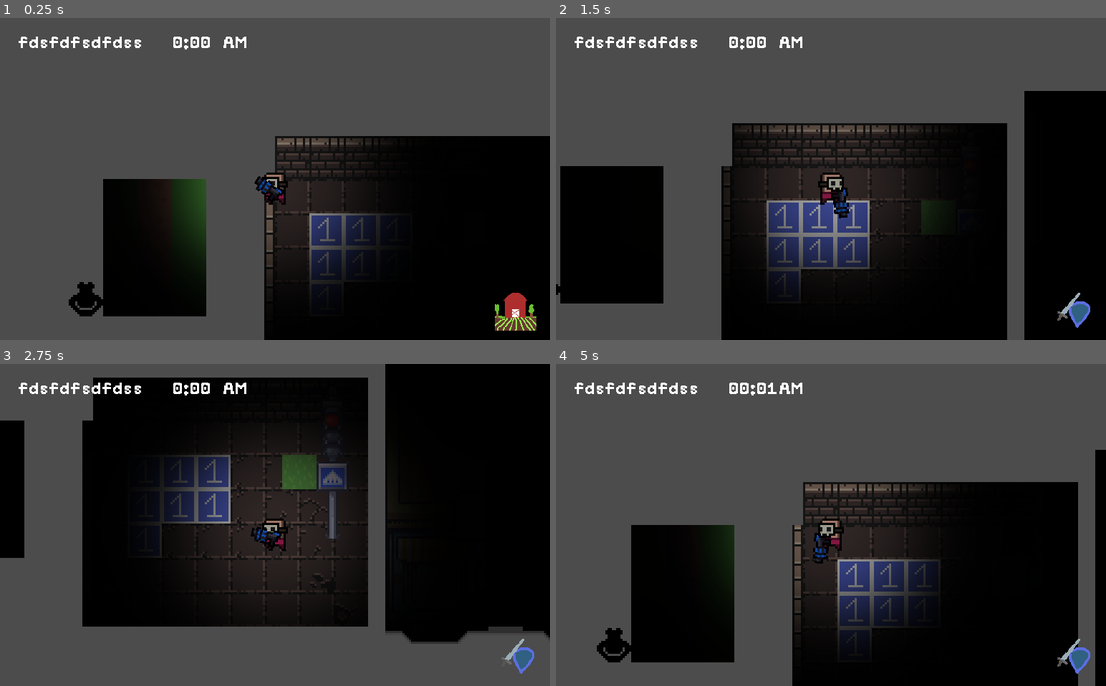
Above: before the commit, frames 1-4 (two rows, left to right).
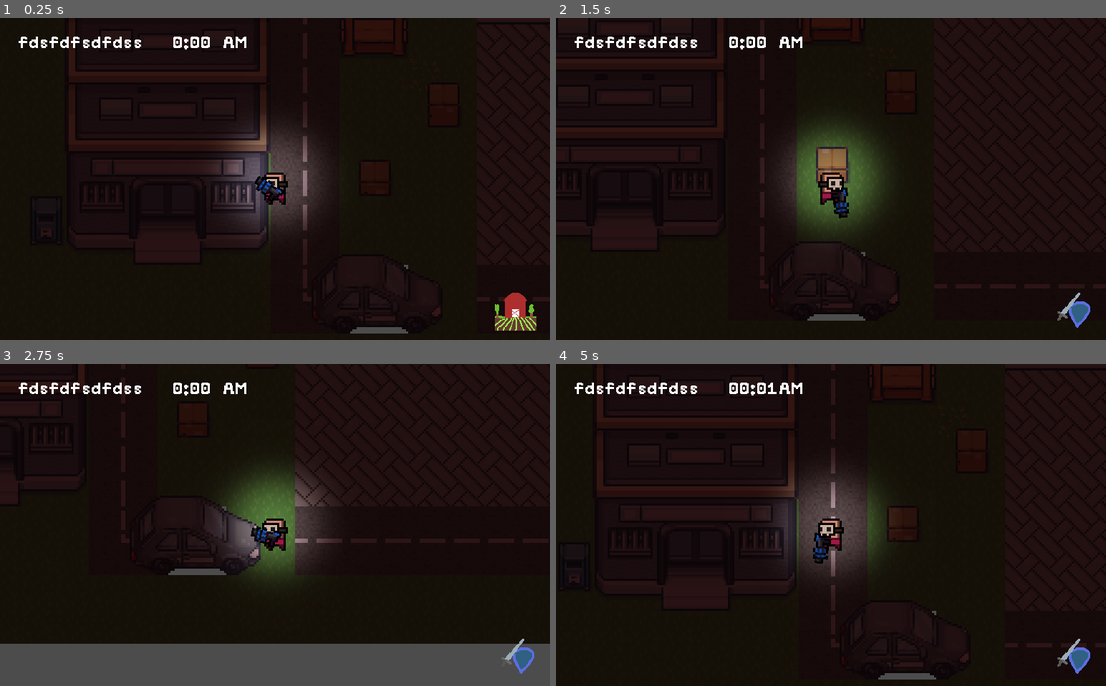
Above: after the commit, the same moments.

Repository: sugarvoid/gargun-valley
Game: Godot game, scene res://game/Game.tscn
The game is run twice, just before and just after one commit, with the same random seed, the same clock (stepped at 60 frames per second) and the same inputs.
Inputs (mouse positions are in pixels of both pictures, inside the frame that each line leads up to):
- Up to frame 1 (0.25 s): no input
- Up to frame 2 (1.5 s): tap Enter at 0.5 s; move the mouse to (880, 230) at 0.52 s; hold D (move_right) 0.53-1.28 s; click (880, 230) at 0.6 s; move the mouse to (836, 230) at 1.27 s; hold S (move_down) from 1.28 s (still down); tap E (switch_mode) at 1.35 s; click (836, 230) at 1.42 s
- Up to frame 3 (2.75 s): move the mouse to (220, 531) at 2.02 s; release S (move_down) at 2.03 s; hold D (move_right) from 2.03 s (still down); click (220, 531) at 2.1 s
- Up to frame 4 (5 s): move the mouse to (732, 505) at 2.77 s; release D (move_right) at 2.78 s; hold W (move_up) 2.78-3.53 s; tap E (switch_mode) at 2.85, 4.35 s; click (732, 505) at 2.92 s; move the mouse to (671, 618) at 3.52 s; hold A (move_left) from 3.53 s (still down); click (671, 618) at 3.6 s; move the mouse to (820, 611) at 4.27 s; click (820, 611) at 4.42 s

The runs differ from the first frame. In frame 1, 70% of the frame differs, in the area x 0-100%, y 0-100%; in frame 2, 66%; in frame 3, 41%; in frame 4, 71%.

Commit message:
Fixed the bug with bullets

Diff:
--- a/game/Game.tscn
+++ b/game/Game.tscn
@@ -273,6 +273,7 @@
 position = Vector2( 32, -16 )
 
 [node name="Player" parent="." instance=ExtResource( 1 )]
+position = Vector2( 450, 112 )
 
 [node name="HUD" parent="." instance=ExtResource( 2 )]
 
@@ -289,4 +290,6 @@
 texture = ExtResource( 8 )
 
 [node name="CanvasModulate" type="CanvasModulate" parent="."]
-color = Color( 0, 0, 0, 1 )
+color = Color( 0.203922, 0.0941176, 0.0941176, 1 )
+
+[node name="Tween" type="Tween" parent="CanvasModulate"]
--- a/game/actor/player/Player.tscn
+++ b/game/actor/player/Player.tscn
@@ -63,7 +63,7 @@
 
 [node name="Light2D" type="Light2D" parent="."]
 texture = ExtResource( 4 )
-texture_scale = 0.4
+texture_scale = 0.2
 energy = 0.8
 
 [connection signal="area_entered" from="InteractionArea" to="." method="_on_InteractionArea_area_entered"]
--- a/game/actor/player/player.gd
+++ b/game/actor/player/player.gd
@@ -1,23 +1,21 @@
 extends KinematicBody2D
 class_name Player
+
+signal is_over_crop
+signal on_play_mode_toggle
+signal on_weapon_fired_pressed
+
+onready var animation_player: AnimationPlayer = get_node("AnimationPlayer")
 
 var move_speed: float = 65
 var velocity = Vector2.ZERO
 var mode: int
-
 var click_recharge_time: float = 2.0
 var can_click: bool = true
 var is_facing_right: bool = true
+var friction = 0.1
+var acceleration = 0.1
 
-onready var animation_player: AnimationPlayer = get_node("AnimationPlayer")
-export var friction = 0.1
-export var acceleration = 0.1
-
-
-
-signal is_over_crop
-signal on_play_mode_toggle
-signal on_weapon_fired_pressed
 
 func _ready() -> void:
 	self.animation_player.play("idle")
@@ -28,7 +26,6 @@
 		Input.get_action_strength("move_down") - Input.get_action_strength("move_up")
 	)
 	return input
-
 
 func _physics_process(delta):
 	_handle_mode()
--- a/game/game.gd
+++ b/game/game.gd
@@ -3,11 +3,14 @@
 
 onready var p_Projectile: PackedScene = preload("res://game/projectile/Projectile.tscn")
 
-
 onready var hud: CanvasLayer = get_node("HUD")
 onready var clock: GameClock = get_node("GameClock")
 onready var player: Player = get_node("Player")
 
+const dawn_color: Color = Color("141d35")
+const night_color: Color = Color("000000")
+const evening_color: Color = Color("341818")
+const day_color: Color = Color.white
 
 func _ready() -> void:
 	self.player.connect("on_play_mode_toggle", self, "_toggle_mode_icon")
@@ -20,12 +23,12 @@
 
 func _make_bullet(muzzle: Node2D) -> void:
 	var bullet = p_Projectile.instance()
-	bullet.transform = muzzle.transform
-	bullet.position = muzzle.global_position
+	bullet.global_transform = muzzle.global_transform
 	$BulletContainer.add_child(bullet)
-	var target = get_global_mouse_position()
-	var dir_to_mouse = bullet.global_position.direction_to(target).normalized()
-	bullet.direction = dir_to_mouse
 
 func _toggle_mode_icon():
 	hud.toggle_icon()
+
+func _change_sky_color(start: Color, end: Color) -> void:
+	$CanvasModulate/Tween.interpolate_property($CanvasModulate, "color", start, end, 3.0, Tween.TRANS_LINEAR, Tween.EASE_IN)
+	$CanvasModulate/Tween.start()
--- a/game/projectile/projectile.gd
+++ b/game/projectile/projectile.gd
@@ -1,27 +1,15 @@
 extends Area2D
 
 
-# Declare member variables here. Examples:
-# var a: int = 2
-# var b: String = "text"
-var speed: float = 2.0
+var speed: float = 100.0
 var life: float = 0.5
-var direction: Vector2 = Vector2()
 
-func _physics_process(delta: float) -> void:
-	if self.direction != Vector2.ZERO:
-		var velocity = direction * speed
-		self.global_position += velocity
 
-# Called when the node enters the scene tree for the first time.
+func _physics_process(delta):
+	global_position += Vector2(cos(rotation), sin(rotation)) * speed * delta
+
 func _ready() -> void:
 	$LifeTimer.start(self.life)
 
-
-# Called every frame. 'delta' is the elapsed time since the previous frame.
-#func _process(delta: float) -> void:
-#	pass
-
-
 func _on_LifeTimer_timeout() -> void:
 	queue_free()
--- a/game/weapon/weapon.gd
+++ b/game/weapon/weapon.gd
@@ -1,18 +1,7 @@
 extends Node2D
 
 
-# Declare member variables here. Examples:
-# var a: int = 2
-# var b: String = "text"
-onready var p_Projectile: PackedScene = preload("res://game/projectile/Projectile.tscn")
-
-# Called when the node enters the scene tree for the first time.
-func _ready() -> void:
-	pass # Replace with function body.
-
-func spawn_bullet() -> void:
-	print("Pew!")
-
-# Called every frame. 'delta' is the elapsed time since the previous frame.
-#func _process(delta: float) -> void:
-#	pass
+var bullet_speed: float
+var bullet_life: float
+var reload_time: float
+var magazine: int
